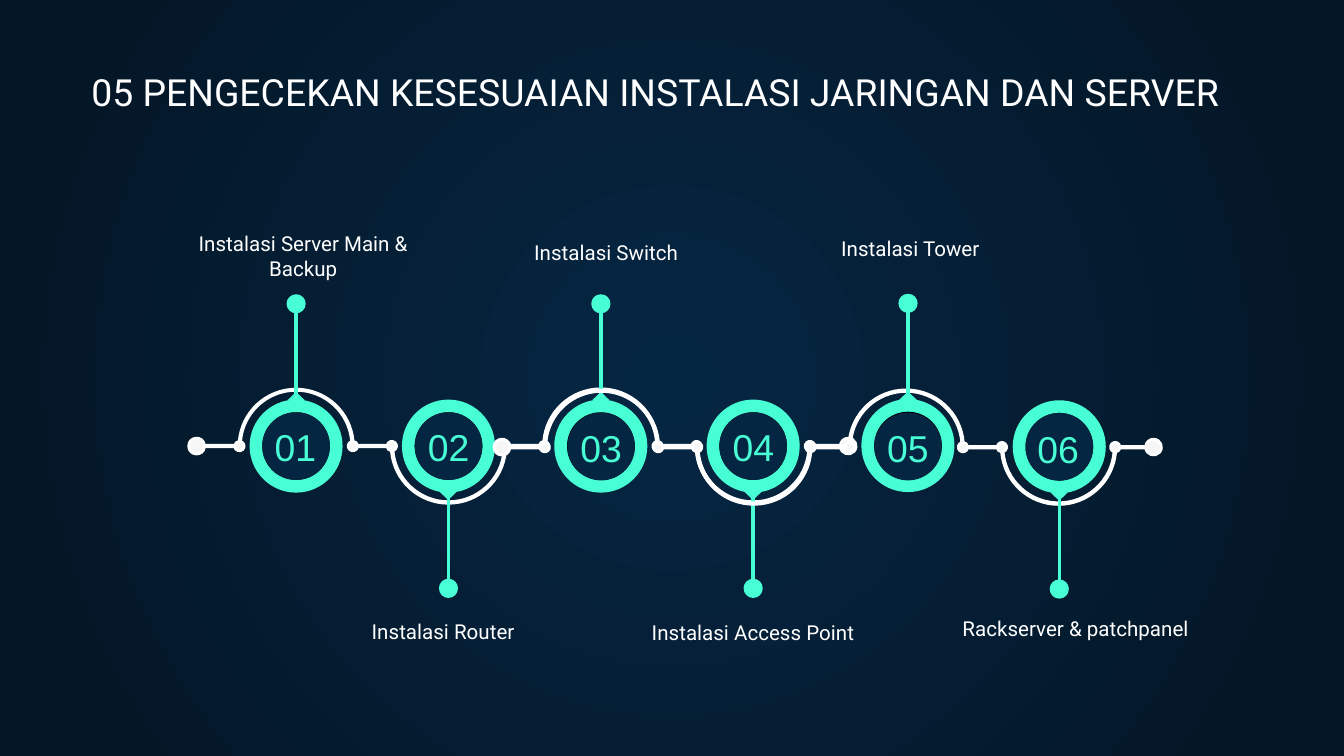
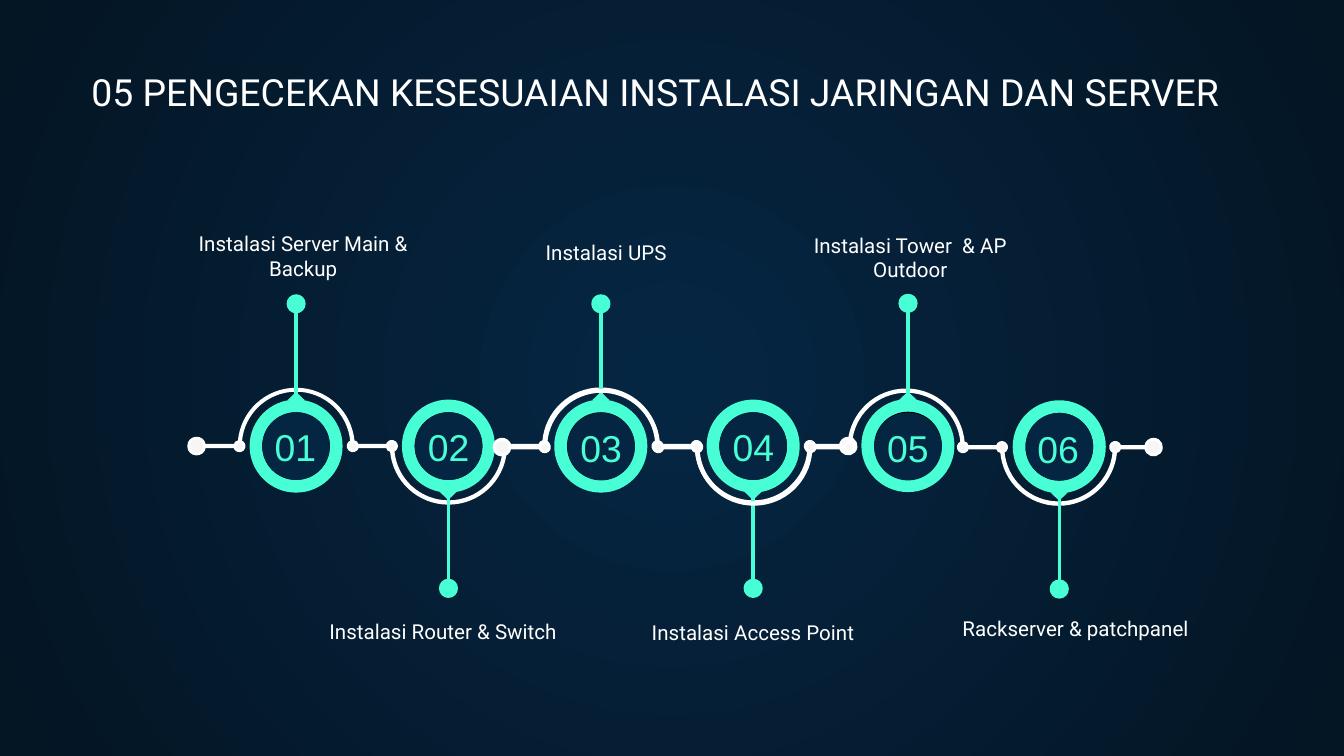
Before and after one commit to admin708/dokumen, a slide deck: slide 9 of ppt ith.pptx (slide 8 before the commit). Drawn at 1344x756 pixels with LibreOffice and Linux fonts; fonts in the diff are those of the drawing. Boxes give left, top, right and bottom in pixels: in the first picture for what was removed or moved away, otherwise in the second. Text is boxed around its words. In the diff, an @@ line names an element or a change of style, - is before the commit and + after.

```diff
--- a/ppt ith.pptx
+++ b/ppt ith.pptx
@@ text at (x1=814, y1=237, x2=1006, y2=278): text changed @@
-Instalasi Tower
+Instalasi Tower & AP Outdoor
@@ text at (x1=546, y1=244, x2=666, y2=261): text changed @@
-Instalasi Switch
+Instalasi UPS
@@ text at (x1=329, y1=623, x2=556, y2=640): text changed @@
-Instalasi Router
+Instalasi Router & Switch
```
Also in this commit, not shown: 3 other slides changed, 1 slide added, 1 other file.
